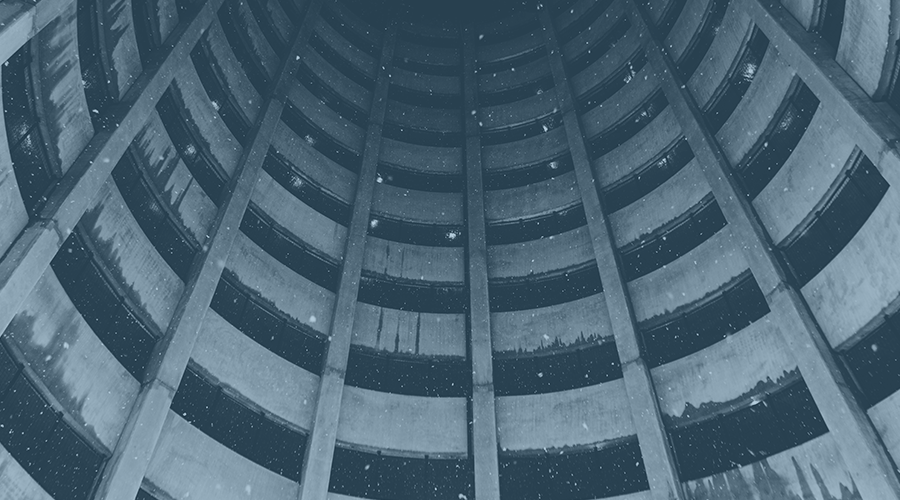
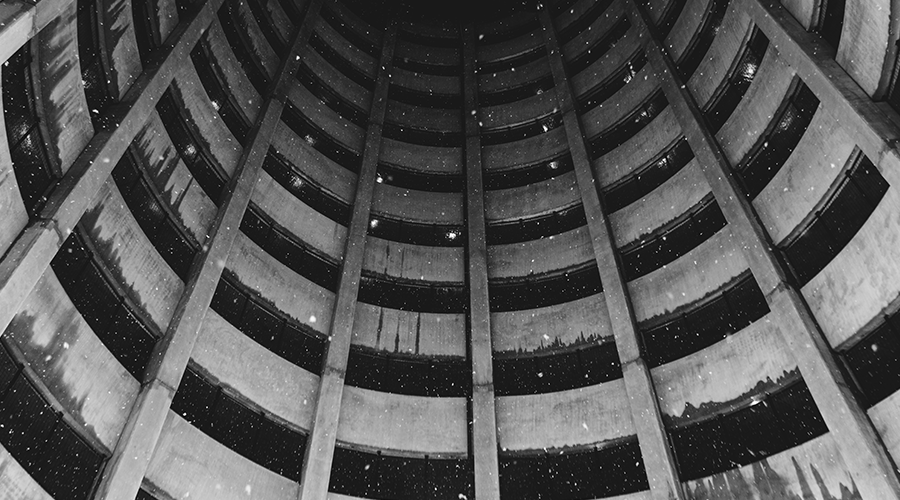
Before/after of a w=900, h=500 layered artwork. What changed in the layer stack:
removed layer "Color Fill 1" over (0, 0, 900, 500)
